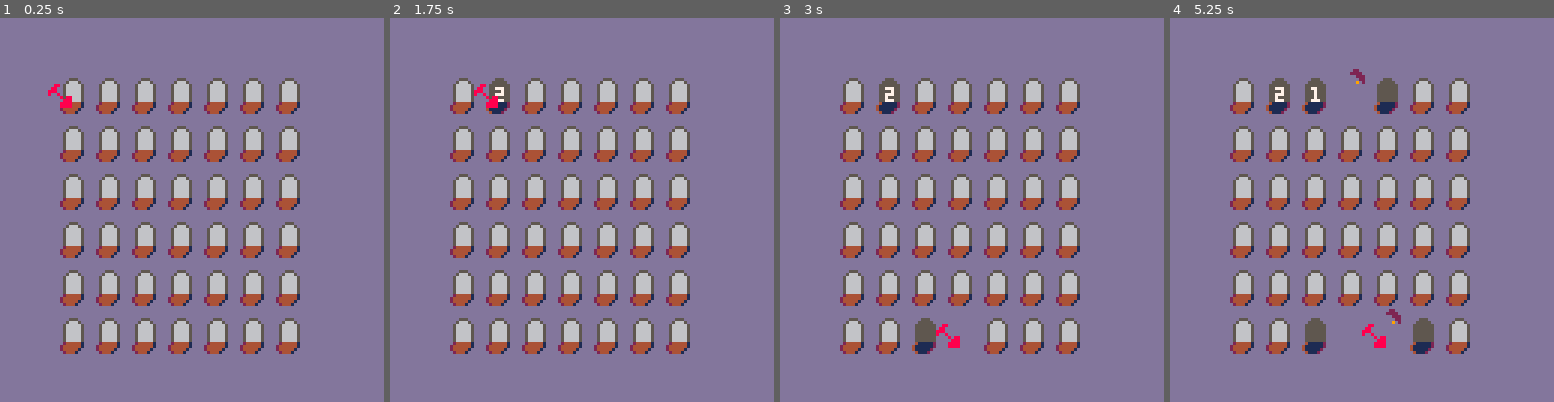
Above: before the commit, frames 1-4 (left to right).
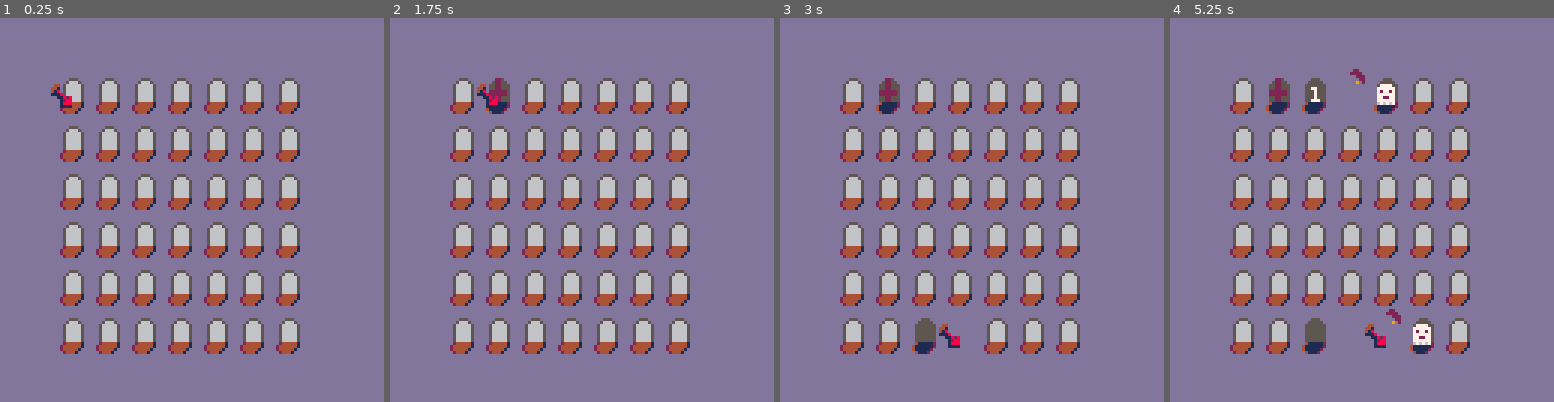
Above: after the commit, the same moments.

Repository: J0shW/ghosthunter
Game: PICO-8 cartridge ghosthunter.p8
Same seed, same stepped clock (60 frames per second), same inputs: the game is played once before the commit and once after it.
Inputs:
- Up to frame 1 (0.25 s): no input
- Up to frame 2 (1.75 s): tap X (X key) at 0.33, 1.07 s; tap O (Z key) at 0.7, 1.7 s; hold Right from 1.6 s (still down)
- Up to frame 3 (3 s): tap X (X key) at 1.85, 2.97 s; release Right at 2.1 s; tap O (Z key) at 2.1, 2.5, 2.9 s; hold Up 2.15-2.42 s; hold Right from 2.47 s (still down)
- Up to frame 4 (5.25 s): release Right at 3.03 s; hold Left 3.08-3.58 s; tap O (Z key) every 0.4 s from 3.3 to 4.9 s; hold Down 3.63-3.97 s; hold Right 4.02-4.68 s; tap X (X key) at 4.08, 5.2 s; hold Up 4.73-5.03 s; hold Left from 5.08 s (still down)

The runs differ from the first frame. In frame 1, 0.2% of the frame differs, in the area x 12-19%, y 17-24%; in frame 2, 0.3%; in frame 3, 0.3%; in frame 4, 0.8%, in the area x 25-68%, y 15-86%.

Commit message:
Adding revealed tile states

Diff:
--- a/ghosthunter.p8
+++ b/ghosthunter.p8
@@ -3,19 +3,19 @@
 __lua__
 #include main.lua
 __gfx__
-00000000000555000244444100055500041111120000000000000000000000000000000000000000000000000000000000000000000000000000000000000000
-00000000005666502444444100555550411111120000000000000000000000000000000000000000000000000000000000000000000000000000000000000000
-00000000056666652444441005555555411111200000000000000000000000000000000000000000000000000000000000000000000000000000000000000000
-00777000056666650244410005555555041112000000000000000000000000000000000000000000000000000000000000000000000000000000000000000000
-00777000056666650000000005555555000000000000000000000000000000000000000000000000000000000000000000000000000000000000000000000000
-00777000056666650000000005555555000000000000000000000000000000000000000000000000000000000000000000000000000000000000000000000000
-00000000056666650000000005555555000000000000000000000000000000000000000000000000000000000000000000000000000000000000000000000000
-00000000056666650000000005555555000000000000000000000000000000000000000000000000000000000000000000000000000000000000000000000000
-00000000008800000002200000000000000000000000000000000000000000000000000000000000000000000000000000000000000000000000000000000000
-00000000088000000022220000000000000000000000000000000000000000000000000000000000000000000000000000000000000000000000000000000000
-00000000888000000222220000000000000000000000000000000000000000000000000000000000000000000000000000000000000000000000000000000000
-00000000800800000002222000002200000000000000000000000000000000000000000000000000000000000000000000000000000000000000000000000000
-00000000000080880002222000022220000000000000000000000000000000000000000000000000000000000000000000000000000000000000000000000000
-00000000000008880000222200000222000000000000000000000000000000000000000000000000000000000000000000000000000000000000000000000000
-00000000000088880000090200000022000000000000000000000000000000000000000000000000000000000000000000000000000000000000000000000000
-00000000000088880000909000000902000000000000000000000000000000000000000000000000000000000000000000000000000000000000000000000000
+00000000000555000244444100055500041111120440000000000000000000000000000000000000000000000000000000000000000000000000000000000000
+00000000005666502444444100555550411111124410000000000000000000000000000000000000000000000000000000000000000000000000000000000000
+00000000056666652444441005555555411111204180000000000000000000000000000000000000000000000000000000000000000000000000000000000000
+00777000056666650244410005555555041112001118000000000000000000000000000000000000000000000000000000000000000000000000000000000000
+00777000056666650000000005555555000000000011828000000000000000000000000000000000000000000000000000000000000000000000000000000000
+00777000056666650000000005555555000000000001288000000000000000000000000000000000000000000000000000000000000000000000000000000000
+00000000056666650000000005555555000000000001888000000000000000000000000000000000000000000000000000000000000000000000000000000000
+00000000056666650000000005555555000000000001111000000000000000000000000000000000000000000000000000000000000000000000000000000000
+00000000000000000002200000000000000000000000000000000000000000000000000000000000000000000000000000000000000000000000000000000000
+00000000007777000002200000000000000000000000000000000000000000000000000000000000000000000000000000000000000000000000000000000000
+00000000077777700002200000000000000000000000000000000000000000000000000000000000000000000000000000000000000000000000000000000000
+00000000072772700002200000002200000000000000000000000000000000000000000000000000000000000000000000000000000000000000000000000000
+00000000077777700222222000022220000000000000000000000000000000000000000000000000000000000000000000000000000000000000000000000000
+00000000077227700222222000000222000000000000000000000000000000000000000000000000000000000000000000000000000000000000000000000000
+00000000077777700002200000000022000000000000000000000000000000000000000000000000000000000000000000000000000000000000000000000000
+00000000067676700002200000000902000000000000000000000000000000000000000000000000000000000000000000000000000000000000000000000000
--- a/main.lua
+++ b/main.lua
@@ -13,7 +13,7 @@
  tileWidth=12
  tileHeight=16
  board={
-  3,0,0,0,3,3,0,
+  3,6,0,0,3,3,0,
   0,0,3,0,0,0,0,
   0,0,0,0,0,0,0,
   0,0,0,3,0,0,0,
@@ -32,12 +32,21 @@
   local tx=flr((i-1)%boardWidth)*tileWidth+boardOffsetX
   -- we use the lua backslash here to divide and floor at the same time
   local ty=flr((i-1)\boardWidth)*tileHeight+boardOffsetY
+
+		-- if hidden tile
   if board[i]==tileStates.empty or board[i]==tileStates.ghost or board[i]==tileStates.curse then
    spr(1, tx, ty)
    spr(2, tx, ty+8)
+
+		-- if revealed tile
   elseif board[i]==tileStates.emptyRevealed or board[i]==tileStates.ghostRevealed or board[i]==tileStates.curseRevealed then
    spr(3, tx, ty)
    spr(4, tx, ty+8)
+   if board[i]==tileStates.ghostRevealed then
+    spr(17, tx, ty+1)
+   elseif board[i]==tileStates.curseRevealed then
+    spr(18, tx, ty)
+   end
   end
 
   -- spr(2, flr((i-1)%boardWidth)*8, flr((i-1)%boardHeight)*13+8)
@@ -53,7 +62,8 @@
 
  local cx=flr((cursor-1)%boardWidth)*tileWidth+boardOffsetX
  local cy=flr((cursor-1)\boardWidth)*tileHeight+boardOffsetY
- spr(17, cx-4, cy+2)
+--  spr(17, cx-4, cy+2)
+ spr(5, cx-3, cy+2, 2, 2)
 end
 
 function _update()
Not shown, added: ghost.code-workspace
